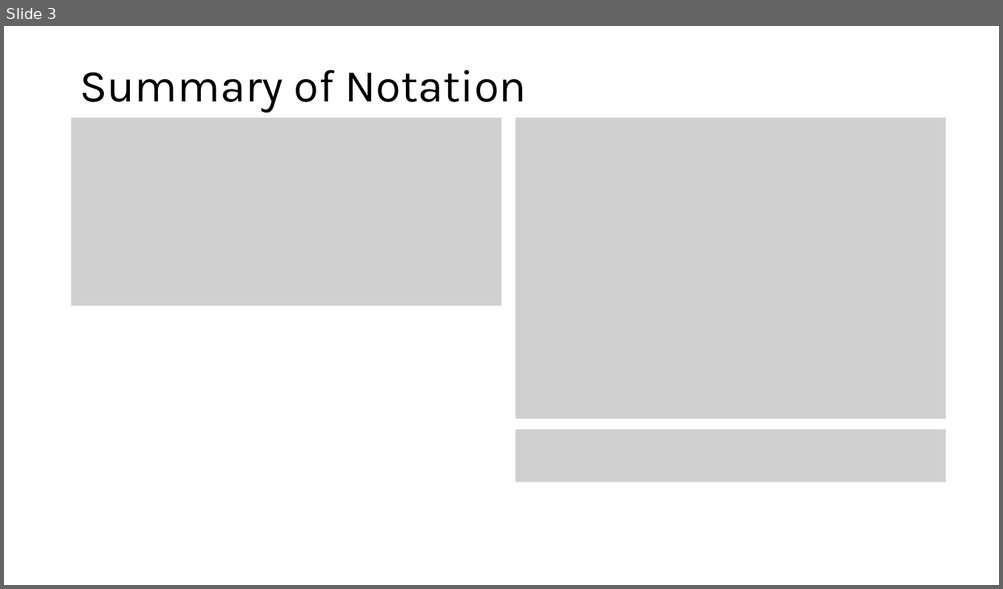
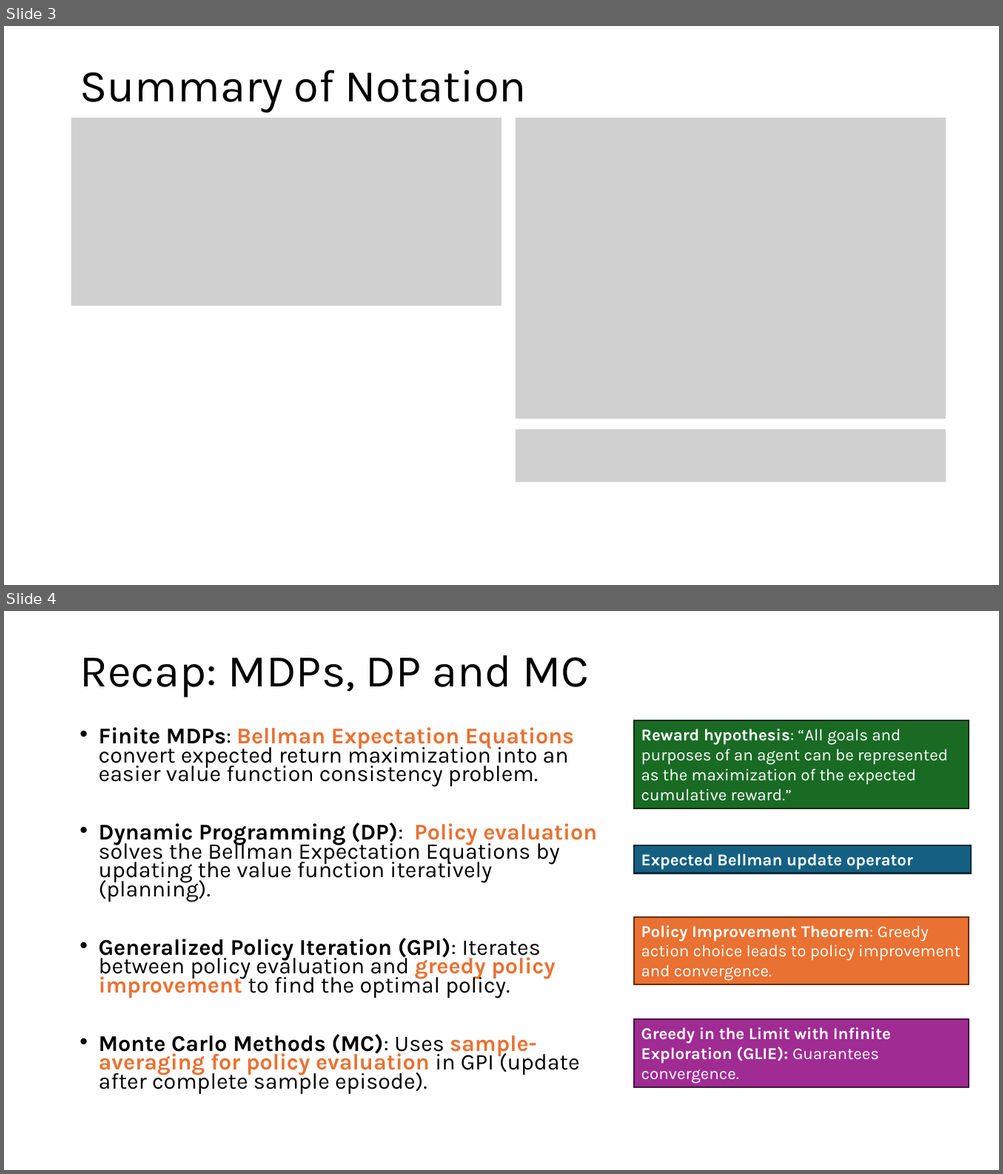
Before and after one commit to mhahsler/Introduction_to_Reinforcement_Learning, a slide deck: slides/Lecture_Chapter06.pptx. Shown one above the other, each under a label of ours: slide 3 before the commit, slides 3 and 4 after it. The pictures are 1003x589 and 1003x1174 pixels, drawn with LibreOffice and Linux fonts; fonts in the diff are those of the drawing; grey boxes stand for pictures. Boxes give left, top, right and bottom in pixels: in the first picture for what was removed or moved away, otherwise in the second. Text is boxed around its words. In the diff, an @@ line names an element or a change of style, - is before the commit and + after.

```diff
--- a/slides/Lecture_Chapter06.pptx
+++ b/slides/Lecture_Chapter06.pptx
@@ slide 4 added at [4,611,999,1170], background #FFFFFF @@
@@ title added at [79,655,589,698], 44 pt, text #000000 @@
+Recap: MDPs, DP and MC
@@ rectangle added at [634,721,969,809], fill #196B24, outline #0B2F10 1.5 pt, 16 pt, text #FFFFFF @@
+Reward hypothesis: “All goals and purposes of an agent can be represented as the maximization of the expected cumulative reward.”
@@ text added at [99,727,597,1094], 21.7 pt, text #000000 @@
+• Finite MDPs: Bellman Expectation Equations convert expected return maximization into an easier value function consistency problem.
+• Dynamic Programming (DP): Policy evaluation solves the Bellman Expectation Equations by updating the value function iteratively (planning).
+• Generalized Policy Iteration (GPI): Iterates between policy evaluation and greedy policy improvement to find the optimal policy.
+• Monte Carlo Methods (MC): Uses sample-averaging for policy evaluation in GPI (update after complete sample episode).
@@ rectangle added at [634,846,971,874], fill #156082, outline #092A39 1.5 pt, 16 pt, text #FFFFFF, bold @@
+Expected Bellman update operator
@@ rectangle added at [634,917,969,985], fill #E97132, outline #663216 1.5 pt, 16 pt, text #FFFFFF @@
+Policy Improvement Theorem: Greedy action choice leads to policy improvement and convergence.
@@ rectangle added at [634,1020,969,1088], fill #A02B93, outline #461340 1.5 pt, 16 pt, text #FFFFFF, bold @@
+Greedy in the Limit with Infinite Exploration (GLIE): Guarantees convergence.
```
Also in this commit, not shown: 17 slides changed, 1 other slide added, 7 other files.
